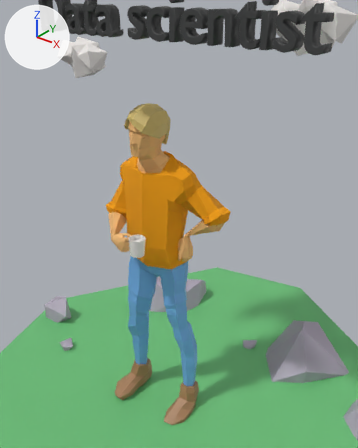
A saved change to the Blender file scenes/title.blend.
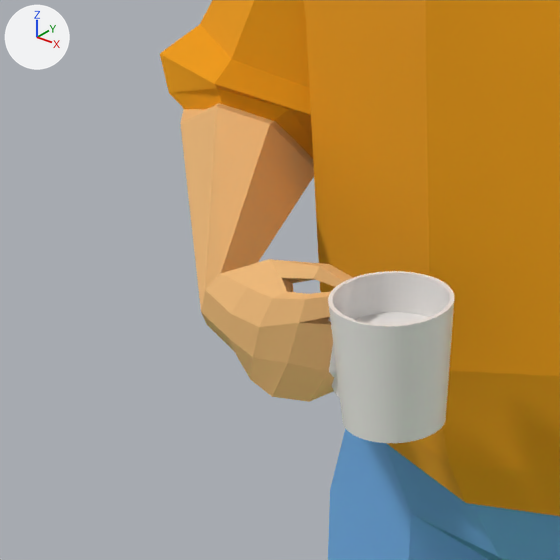
Old and new are each drawn from a camera (50 mm lens) standing at (2.283, -2.352, 1.698) and looking at (0.01, 0.489, -0.063) and again close up on the part from 23% to 45% of the width and 44% to 61% of the height. The lights are fixed; the arrows at upper left show +X, +Y and +Z.

Before the edit, the objects in view are built like this:
```python
me_cylinder_002 = bpy.data.meshes.new('Cylinder.002')
me_cylinder_002.from_pydata(...)  # 4738 vertices, 2466 faces, 6 loose edges; spans x -8.8..1.0, y -4.8..10.8, z -22.4..13.3
# faces by material slot: [663, 282, 280, 448, 208, 585]
me_cylinder_002.materials.append(mat_skin)  # orange #f2bc79
me_cylinder_002.materials.append(mat_shirt)  # orange #f29f05
me_cylinder_002.materials.append(mat_boots)  # brown #a67c58
me_cylinder_002.materials.append(mat_pants)  # blue #72ade7
me_cylinder_002.materials.append(mat_hair)  # yellow #cdb66b
me_cylinder_002.materials.append(mat_cloud)  # white #f2eeeb
ob_cylinder_002 = bpy.data.objects.new('Cylinder.002', me_cylinder_002)
ob_cylinder_002.location = (-0.001, 0.005, -0.079)
ob_cylinder_002.rotation_euler = (-0.00992, -0.0281, -0.961)  # degrees (-0.6, -1.6, -55)
ob_cylinder_002.scale = (0.0634, 0.0634, 0.0771)
```
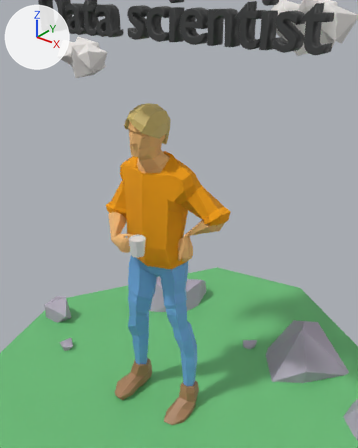
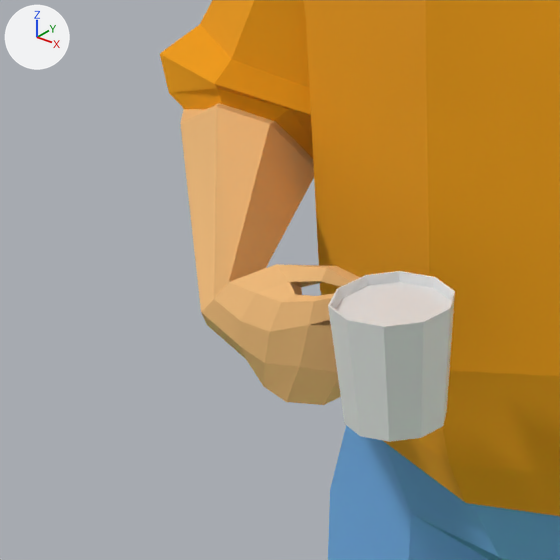
The change, as a diff of the scene's bpy script:
```diff
--- a/scenes/title.blend.py
+++ b/scenes/title.blend.py
@@ me_cylinder_002 @@
 # used by ob_cylinder_002; location = (-0.001, 0.005, -0.079); rotation_euler = (-0.00992, -0.0281, -0.961), in degrees (-0.6, -1.6, -55); scale = (0.0634, 0.0634, 0.0771)
-me_cylinder_002.from_pydata(...)  # 4738 vertices, 2466 faces, 6 loose edges; spans x -8.8..1.0, y -4.8..10.8, z -22.4..13.3
+me_cylinder_002.from_pydata(...)  # 3971 vertices, 1950 faces, 10 loose edges; spans x -8.8..1.0, y -4.8..10.8, z -22.4..13.3
+# me_cylinder_002 part 1: the loose piece of 4 vertices spanning x -1.5..-0.7, y -3.0..-1.9, z 0.7..1.0 is moved by (0.1, 0.1, -0.1)
+# me_cylinder_002 part 2: the loose piece of 4 vertices spanning x -0.8..-0.4, y -2.5..-1.8, z 0.8..0.9 is moved by (0.1, 0.1, 0.0)
+# me_cylinder_002 part 3: the loose piece of 4 vertices spanning x -0.8..-0.2, y -2.8..-2.2, z -0.1..0.4 is moved by (0.1, 0.2, 0.0)
+# me_cylinder_002 part 4: the loose piece of 4 vertices spanning x -1.1..-0.4, y -2.8..-2.3, z -0.6..0.0 is moved by (0.1, 0.2, -0.1)
+# me_cylinder_002 part 5: the loose piece of 4 vertices spanning x -1.4..-0.8, y -2.2..-1.2, z 0.9..1.1 is moved by (0.1, 0.1, 0.0)
+# me_cylinder_002 part 6: 171 loose pieces with 744 vertices, spanning x -1.4..1.0, y -2.4..1.0, z -0.8..1.1, are deleted
+# me_cylinder_002 part 7: 23 vertices moved from x -1.9..-0.1, y -3.3..-0.4, z -0.3..1.0 to x -1.8..-0.1, y -3.1..-0.6, z -0.4..0.6; 253 vertices removed from x -1.9..1.0, y -3.3..1.0, z -0.8..1.0; 230 vertices added at x -1.8..-0.1, y -3.1..-0.3, z -0.8..1.1
 me_cylinder_002.materials.append(mat_skin)
@@ me_cylinder @@
+me_cylinder.from_pydata(...)  # 40 vertices, 32 faces; spans x -1.09..1.16, y -1.22..1.22, z -1.0..1.02
@@ ob_cylinder_001 @@
+ob_cylinder_001 = bpy.data.objects.new('Cylinder.001', me_cylinder)
+ob_cylinder_001.location = (0.0, 0.006, -0.069)
+ob_cylinder_001.rotation_euler = (-0.0272, -0.0179, -0.000425)  # degrees (-1.6, -1, -0)
+ob_cylinder_001.scale = (0.053, 0.053, 0.0674)
```

Pixel boxes [x1, y1, x2, y2] of what changed, in the close-ups (560 x 560 px; the box of a moved part takes in the faces that stretch with it):
'Cylinder.001', added: after [328, 271, 455, 442]
part 1 of me_cylinder_002, moved or reshaped: before [221, 259, 281, 287]; after [230, 265, 289, 293]
part 2 of me_cylinder_002, moved or reshaped: before [248, 278, 287, 299]; after [257, 282, 295, 302]
part 3 of me_cylinder_002, moved or reshaped: before [229, 314, 259, 357]; after [240, 321, 269, 363]
part 4 of me_cylinder_002, moved or reshaped: before [229, 339, 253, 379]; after [240, 346, 265, 386]
part 5 of me_cylinder_002, moved or reshaped: before [271, 259, 327, 266]; after [277, 264, 333, 268]
part 6 of me_cylinder_002, deleted: before [250, 259, 455, 443]
part 7 of me_cylinder_002, moved or reshaped: before [201, 107, 455, 398]; after [201, 107, 360, 405]
